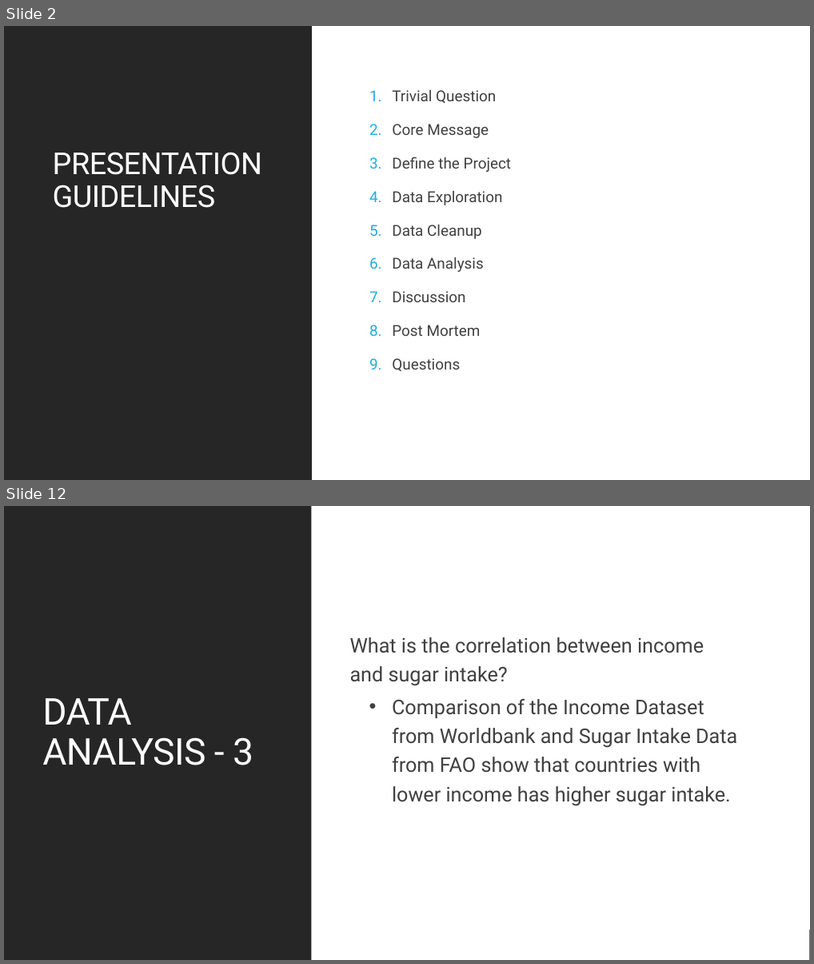
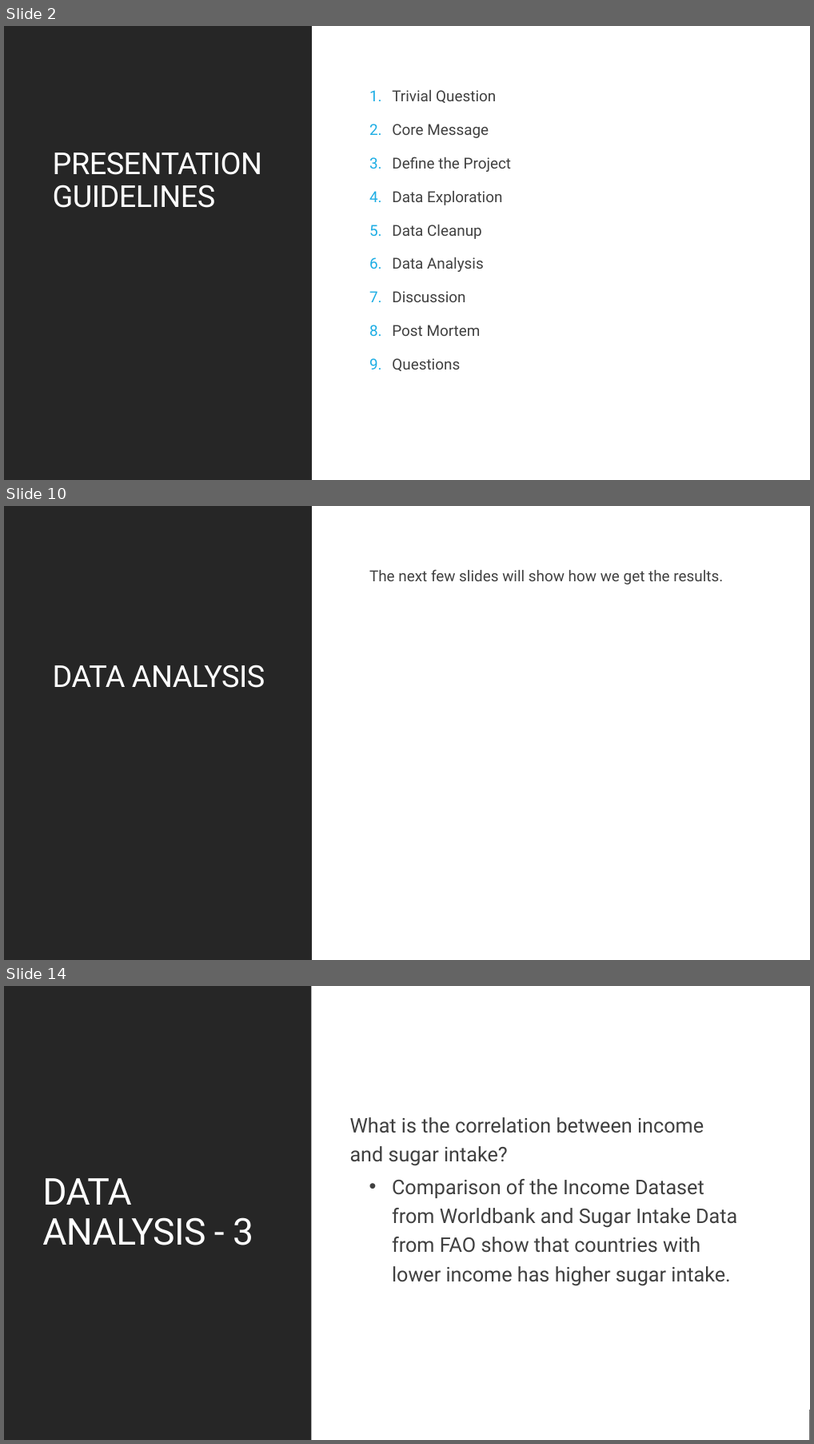
Before and after one commit to cbeachey/project1_influencers, a slide deck: Effects of Sugar Consumption.pptx. Shown one above the other, each under a label of ours: slides 2 and 12 before the commit, slides 2, 10 and 14 after it; the slides between them are not shown. The pictures are 814x964 and 814x1444 pixels, drawn with LibreOffice and Linux fonts; fonts in the diff are those of the drawing. Boxes give left, top, right and bottom in pixels: in the first picture for what was removed or moved away, otherwise in the second. Text is boxed around its words. In the diff, an @@ line names an element or a change of style, - is before the commit and + after.

```diff
--- a/Effects of Sugar Consumption.pptx
+++ b/Effects of Sugar Consumption.pptx
@@ slide 10 added at <box>4,506,810,960</box>, background #FFFFFF; not listed: 1 template element that a slide beside it also shows @@
@@ text added at <box>370,569,723,584</box>, 18 pt, text #404040 @@
+The next few slides will show how we get the results.
@@ title added at <box>53,664,265,688</box>, 36 pt, text #FFFFFF @@
+DATA ANALYSIS
@@ what was slide 12 is now slide 14 @@
```
Also in this commit, not shown: 11 slides changed, 2 other slides added, 2 slides removed, 6 other files.
